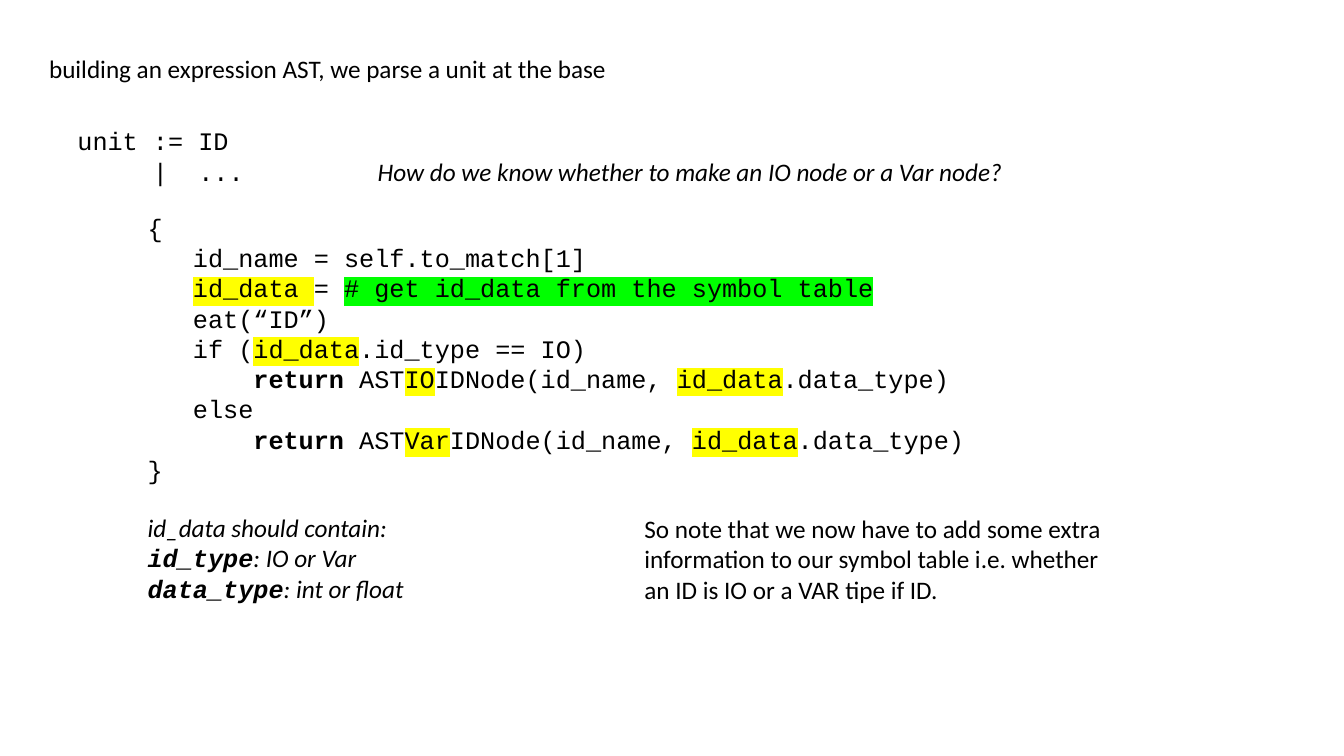
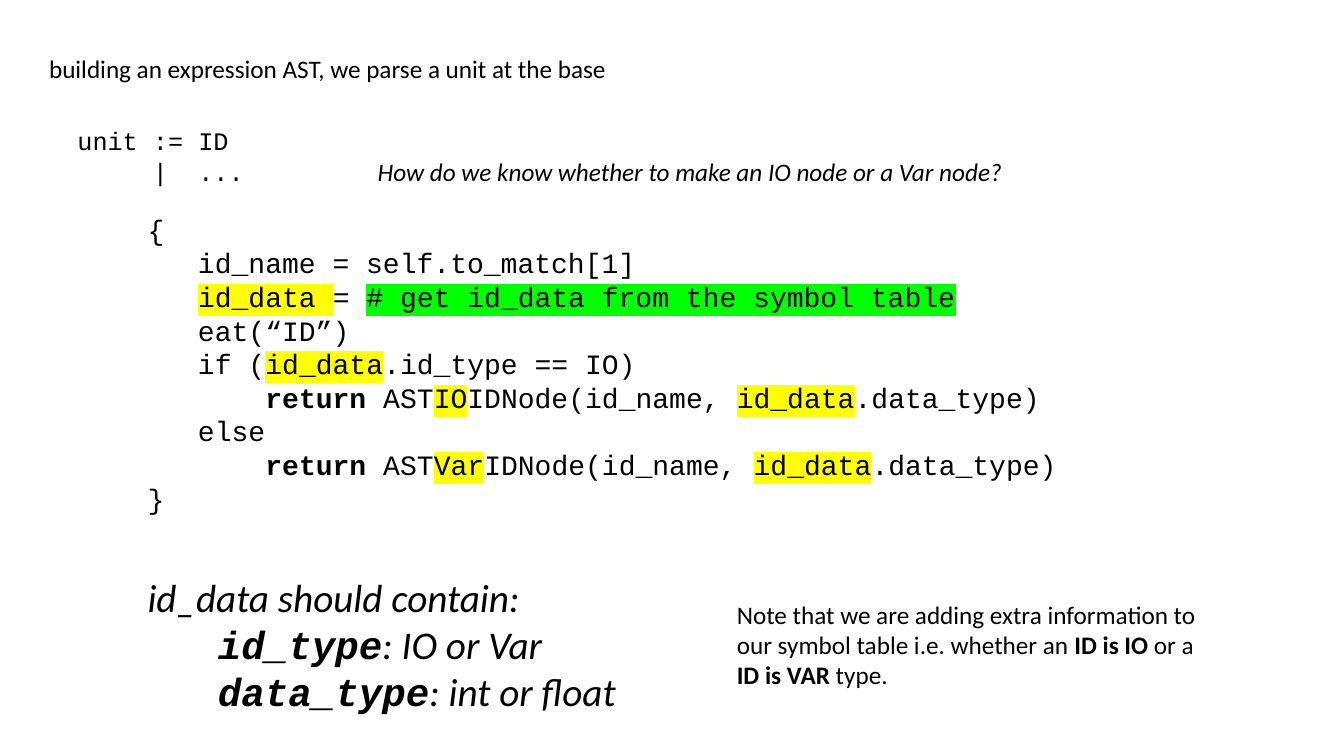
Before and after one commit to siero/CSE110A-W26, a slide deck: slide 83 of PDFS/C110-M3-04-FUNCTIONS-IR-SCOPE.pptx (slide 82 before the commit). Drawn at 1344x756 pixels with LibreOffice and Linux fonts; fonts in the diff are those of the drawing. Boxes give left, top, right and bottom in pixels: in the first picture for what was removed or moved away, otherwise in the second. Text is boxed around its words. In the diff, an @@ line names an element or a change of style, - is before the commit and + after.

```diff
--- a/PDFS/C110-M3-04-FUNCTIONS-IR-SCOPE.pptx
+++ b/PDFS/C110-M3-04-FUNCTIONS-IR-SCOPE.pptx
@@ text "{" at bbox=[198, 254, 1057, 483]: size 18 to 20 pt @@
@@ text "id_data should contain:": place and size @@
-text "id_data should contain:" at bbox=[148, 519, 404, 604]
+text "id_data should contain:" at bbox=[148, 584, 616, 714]
@@ text "id_data should contain:" at bbox=[148, 584, 616, 714]: size 18 to 28 pt @@
@@ text at bbox=[737, 606, 1195, 688]: text changed @@
-So note that we now have to add some extra information to our symbol table i.e. whether an ID is IO or a VAR tipe if ID.
+Note that we are adding extra information to our symbol table i.e. whether an ID is IO or a ID is VAR type.
```
Also in this commit, not shown: 51 other slides changed, 4 slides added, 4 slides removed, 1 other file.
